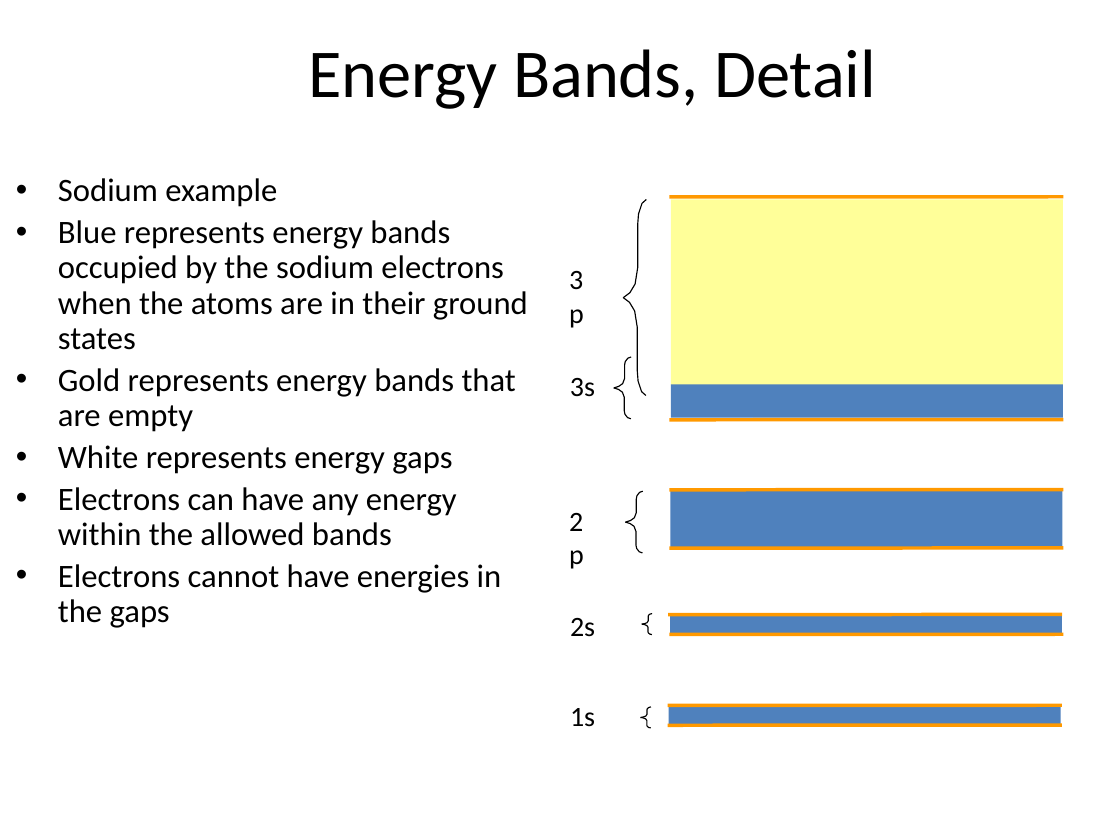
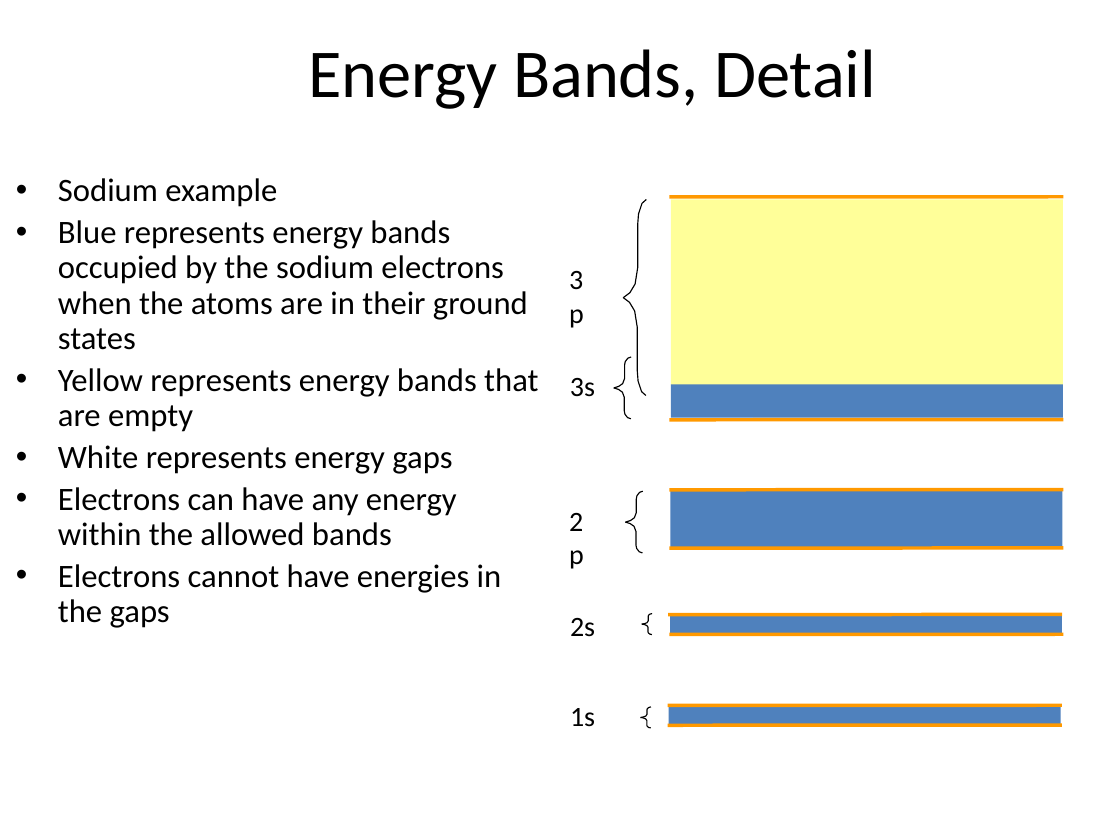
Before and after one commit to rtlines/PH223-Engineering-Physics, a slide deck: slide 18 of Slides/PH223_Lecture_20.pptx (slide 16 before the commit). Drawn at 1120x840 pixels with LibreOffice and Linux fonts; fonts in the diff are those of the drawing. Boxes give left, top, right and bottom in pixels: in the first picture for what was removed or moved away, otherwise in the second. Text is boxed around its words. In the diff, an @@ line names an element or a change of style, - is before the commit and + after.

```diff
--- a/Slides/PH223_Lecture_20.pptx
+++ b/Slides/PH223_Lecture_20.pptx
@@ text at [58,368,538,432]: text changed @@
-• Gold represents energy bands that are empty
+• Yellow represents energy bands that are empty
```
Also in this commit, not shown: 5 other slides changed, 2 slides added, 6 other files.
